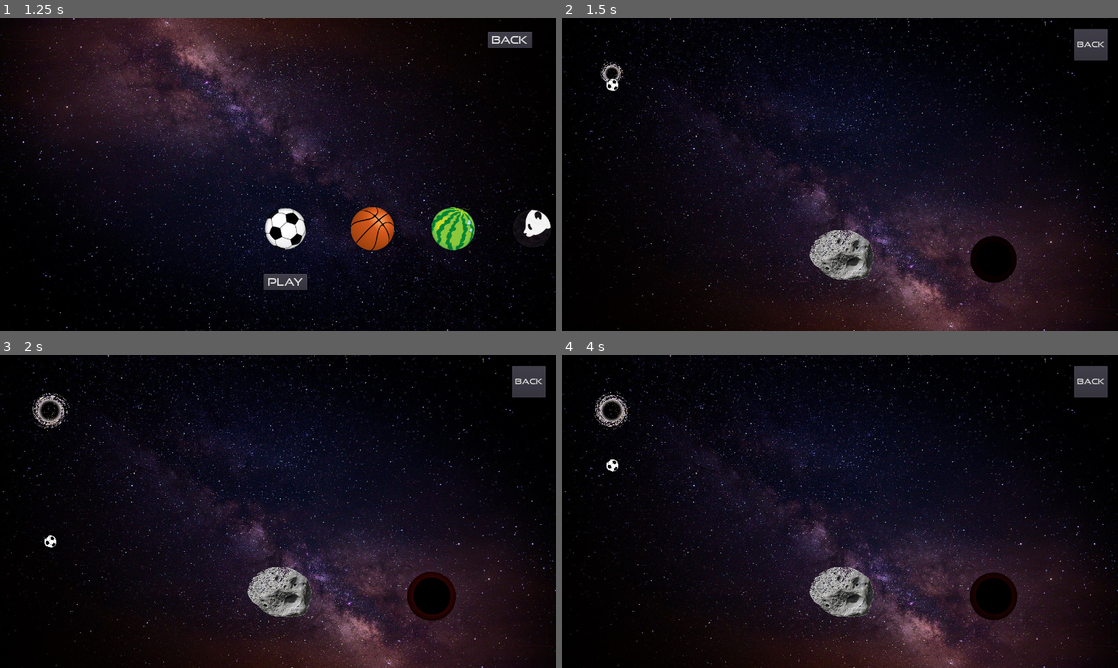
Above: before the commit, frames 1-4 (two rows, left to right).
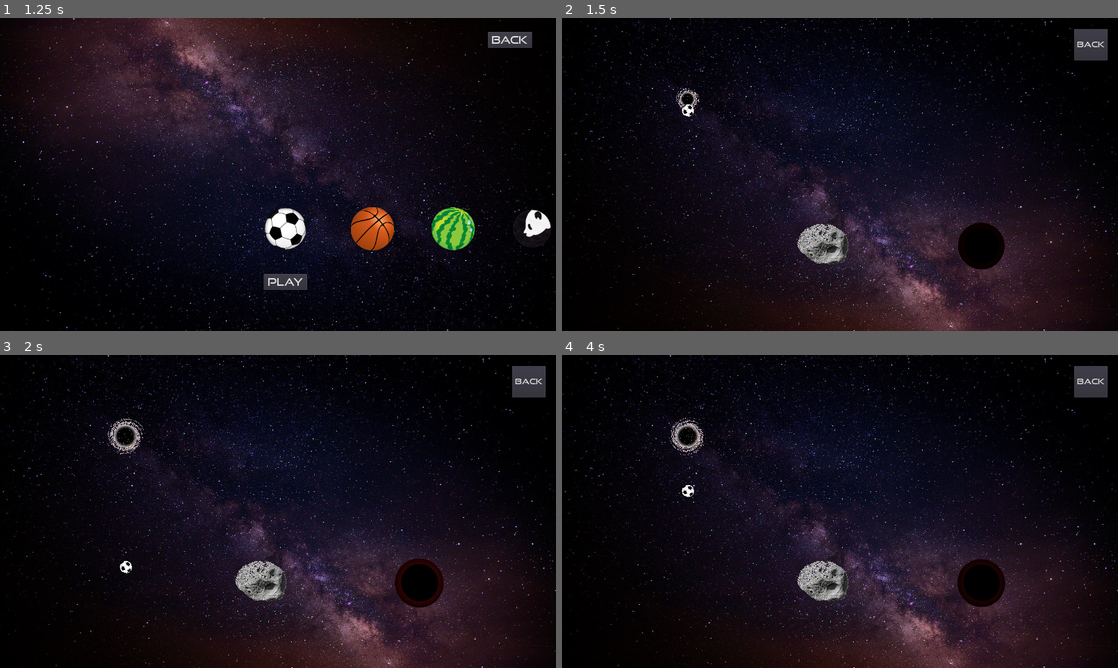
Above: after the commit, the same moments.

Repository: allenshi2014/balldrop
Game: Godot game, scene res://Menu.tscn
The game is run twice, just before and just after one commit, with the same random seed, the same clock (stepped at 60 frames per second) and the same inputs.
Inputs:
- Up to frame 1 (1.25 s): click "Play" at 0.5 s
- Up to frame 2 (1.5 s): click "PLAY" at 1.25 s
- Up to frame 3 (2 s): no input
- Up to frame 4 (4 s): click "Back" at 2 s; click "Play" at 2.75 s; click "PLAY" at 3.5 s

Frame 1 is identical in both runs. In frame 2, 2.7% of the frame differs, in the area x 6-82%, y 14-85%; in frame 3, 3.4%, in the area x 5-82%, y 12-85%; in frame 4, 3.2%.

Commit message:
today updates

Diff:
--- a/level/ball.gd
+++ b/level/ball.gd
@@ -4,10 +4,8 @@
 var prevpos = Vector2()
 var initalpos = Vector2() #get the inital postion to reset mars back after lost
 
-signal stage_close
 
 func _ready():
-	connect("stage_close", get_tree().get_root().find_node("stage1_1"), "_on_ball_stage_close")
 	#set image for ball
 	var ball_texture1 = preload("res://image/ball/ball1.png")
 	var ball_texture2 = preload("res://image/ball/ball2.png")
@@ -73,13 +71,14 @@
 				get_parent().find_node("gate").scale = Vector2(0.5, 0.5)
 				queue_free()
 				#go to next stage
-				emit_signal("stage_close")
 				var cover1 = get_parent().find_node("stage_cover1")
 				var cover2 = get_parent().find_node("stage_cover2")
 				var btn_next = get_parent().find_node("btn_next")
+				var btn_reset = get_parent().find_node("btn_reset")
 				cover1.scale = Vector2(100, 45)
 				cover2.scale = Vector2(100, 45)
 				btn_next.visible = true
+				btn_reset.visible = true
 
 
 			elif c.collider_name == "rock":
--- a/level/line.gd
+++ b/level/line.gd
@@ -64,7 +64,7 @@
 	# (using a sprite so we get anti aliasing)
 	$spr.position = (a + b) / 2
 	$spr.rotation = $shape.rotation + PI / 2
-	$spr.scale = Vector2(a.distance_to(b), 1.5)
+	$spr.scale = Vector2(a.distance_to(b), 2)
 	#grey color for shadow line
 	$spr.modulate = Color(0.75, 0.75, 0.75, 1)
 	#set no bounce
@@ -88,7 +88,7 @@
 	# (using a sprite so we get anti aliasing)
 	$spr.position = (a + b) / 2
 	$spr.rotation = $shape.rotation + PI / 2
-	$spr.scale = Vector2(a.distance_to(b), 1.5)
+	$spr.scale = Vector2(a.distance_to(b), 2)
 	#stop timer2 when drawing line
 	timer2.stop()
 
--- a/level/stage1/rock.tscn
+++ b/level/stage1/rock.tscn
@@ -13,4 +13,7 @@
 texture = ExtResource( 1 )
 
 [node name="shape" type="CollisionPolygon2D" parent="."]
-polygon = PoolVector2Array( 16.5, -71.5, 55, -49.75, 76.5, -4.5, 52.75, 31, 27.75, 54, 1.75, 64.25, -34.25, 67.25, -60.5, 63.25, -82.25, 21.5, -76.25, -8, -65.5, -30.75, -35.5, -59 )
+polygon = PoolVector2Array( 12.7044, -65.4198, 47.5416, -49.7683, 70.7665, -5.33818, 47.5416, 31.5186, 27.3461, 47.675, 0.0821686, 60.8021, -36.7746, 62.8217, -64.5435, 53.7337, -74.6412, 20.916, -65.5532, -20.4848, -39.804, -47.2439, -17.084, -59.3612 )
+__meta__ = {
+"_edit_group_": true
+}
--- a/level/stage1/stage1_1.gd
+++ b/level/stage1/stage1_1.gd
@@ -19,7 +19,7 @@
 	last_mouse_pos = $cam.get_global_mouse_position()
 	p2 = last_mouse_pos
 
-	if current_line != null and p1.distance_to(p2) <= line_length and p1.distance_to(p2) >= 10:
+	if current_line != null and p1.distance_to(p2) <= line_length and p1.distance_to(p2) >= 20:
 
 		current_line_shadow.set_ends_shadow(p1, p2)
 		current_line.set_ends(p1, p2)
@@ -54,7 +54,7 @@
 
 			add_child(current_line)
 
-			if  p1.distance_to(p2) >= 10:
+			if  p1.distance_to(p2) >= 20:
 				#print(String(line_length))
 				Global.line_count += 1
 
@@ -63,9 +63,6 @@
 		else:
 			current_line = null
 
-func _on_ball_stage_close():
-	$layer_close/stage_cover1.scale = Vector2(100, 40)
-	$layer_close/stage_cover2.scale = Vector2(100, 40)
 
 func _on_btn_back_pressed():
 	get_tree().change_scene("res://menu.tscn")
@@ -73,3 +70,7 @@
 
 func _on_btn_next_pressed():
 	get_tree().change_scene("res://level/stage1/stage1_2.tscn")
+
+
+func _on_btn_reset_pressed():
+	get_tree().change_scene("res://level/stage1/stage1_1.tscn")
--- a/level/stage1/stage1_1.tscn
+++ b/level/stage1/stage1_1.tscn
@@ -28,12 +28,16 @@
 environment = SubResource( 1 )
 script = ExtResource( 4 )
 
+[node name="ball" parent="." instance=ExtResource( 6 )]
+position = Vector2( 290.068, 186.807 )
+
 [node name="gate" parent="." instance=ExtResource( 7 )]
-position = Vector2( 993.481, 556.524 )
+position = Vector2( 965.254, 525.945 )
 
 [node name="rock1" parent="." instance=ExtResource( 5 )]
-position = Vector2( 650.466, 548.985 )
+position = Vector2( 605.773, 523.11 )
 rotation = 0.785398
+scale = Vector2( 0.8, 0.8 )
 
 [node name="ball_container" type="Node" parent="." groups=[
 "ball_container",
@@ -60,9 +64,6 @@
 "_edit_use_anchors_": false
 }
 
-[node name="mars" parent="." instance=ExtResource( 6 )]
-position = Vector2( 116, 128 )
-
 [node name="btn_back" type="Button" parent="."]
 margin_left = 1179.0
 margin_top = 25.0
@@ -76,11 +77,23 @@
 
 [node name="layer_close" type="Node2D" parent="."]
 
+[node name="btn_reset" type="Button" parent="layer_close"]
+visible = false
+margin_left = 518.26
+margin_top = 326.179
+margin_right = 607.26
+margin_bottom = 399.179
+custom_fonts/font = SubResource( 6 )
+text = "Reset"
+__meta__ = {
+"_edit_use_anchors_": false
+}
+
 [node name="btn_next" type="Button" parent="layer_close"]
 visible = false
-margin_left = 600.59
+margin_left = 668.806
 margin_top = 326.179
-margin_right = 681.59
+margin_right = 749.806
 margin_bottom = 399.179
 custom_fonts/font = SubResource( 6 )
 text = "Next"
@@ -100,4 +113,5 @@
 scale = Vector2( 100, 1 )
 texture = ExtResource( 1 )
 [connection signal="pressed" from="btn_back" to="." method="_on_btn_back_pressed"]
+[connection signal="pressed" from="layer_close/btn_reset" to="." method="_on_btn_reset_pressed"]
 [connection signal="pressed" from="layer_close/btn_next" to="." method="_on_btn_next_pressed"]
--- a/level/stage1/stage1_2.tscn
+++ b/level/stage1/stage1_2.tscn
@@ -28,8 +28,11 @@
 environment = SubResource( 1 )
 script = ExtResource( 4 )
 
+[node name="ball" parent="." instance=ExtResource( 6 )]
+position = Vector2( 116, 128 )
+
 [node name="gate" parent="." instance=ExtResource( 7 )]
-position = Vector2( 993.481, 556.524 )
+position = Vector2( 646.094, 479.327 )
 
 [node name="rock1" parent="." instance=ExtResource( 5 )]
 position = Vector2( 121.962, 584.615 )
@@ -37,16 +40,16 @@
 scale = Vector2( 0.5, 0.5 )
 
 [node name="rock2" parent="." instance=ExtResource( 5 )]
-position = Vector2( 430.751, 255.042 )
+position = Vector2( 347.616, 216.443 )
 rotation = 0.785398
 
 [node name="rock3" parent="." instance=ExtResource( 5 )]
-position = Vector2( 852.366, 364.9 )
+position = Vector2( 926.594, 403.498 )
 rotation = 1.5708
 scale = Vector2( 0.8, 0.8 )
 
 [node name="rock4" parent="." instance=ExtResource( 5 )]
-position = Vector2( 887.996, 590.553 )
+position = Vector2( 588.115, 543.047 )
 scale = Vector2( 0.3, 0.3 )
 
 [node name="ball_container" type="Node" parent="." groups=[
@@ -74,9 +77,6 @@
 "_edit_use_anchors_": false
 }
 
-[node name="mars" parent="." instance=ExtResource( 6 )]
-position = Vector2( 116, 128 )
-
 [node name="btn_back" type="Button" parent="."]
 margin_left = 1179.0
 margin_top = 25.0
@@ -90,11 +90,23 @@
 
 [node name="layer_close" type="Node2D" parent="."]
 
+[node name="btn_reset" type="Button" parent="layer_close"]
+visible = false
+margin_left = 514.486
+margin_top = 326.179
+margin_right = 603.486
+margin_bottom = 399.179
+custom_fonts/font = SubResource( 2 )
+text = "Reset"
+__meta__ = {
+"_edit_use_anchors_": false
+}
+
 [node name="btn_next" type="Button" parent="layer_close"]
 visible = false
-margin_left = 600.59
+margin_left = 671.849
 margin_top = 326.179
-margin_right = 681.59
+margin_right = 752.849
 margin_bottom = 399.179
 custom_fonts/font = SubResource( 2 )
 text = "Next"
@@ -114,4 +126,5 @@
 scale = Vector2( 100, 1 )
 texture = ExtResource( 1 )
 [connection signal="pressed" from="btn_back" to="." method="_on_btn_back_pressed"]
+[connection signal="pressed" from="layer_close/btn_reset" to="." method="_on_btn_next_pressed"]
 [connection signal="pressed" from="layer_close/btn_next" to="." method="_on_btn_next_pressed"]
